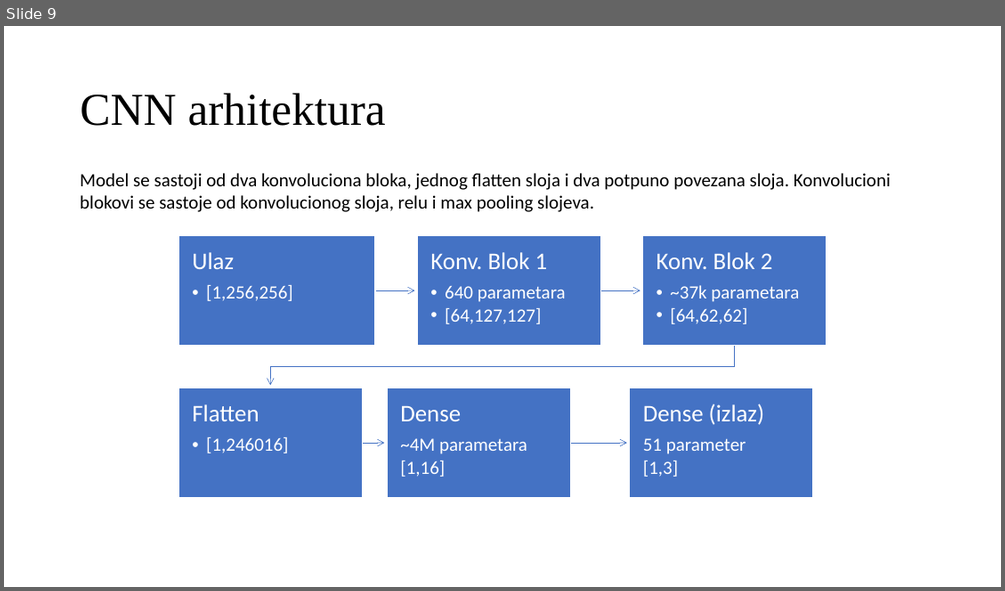
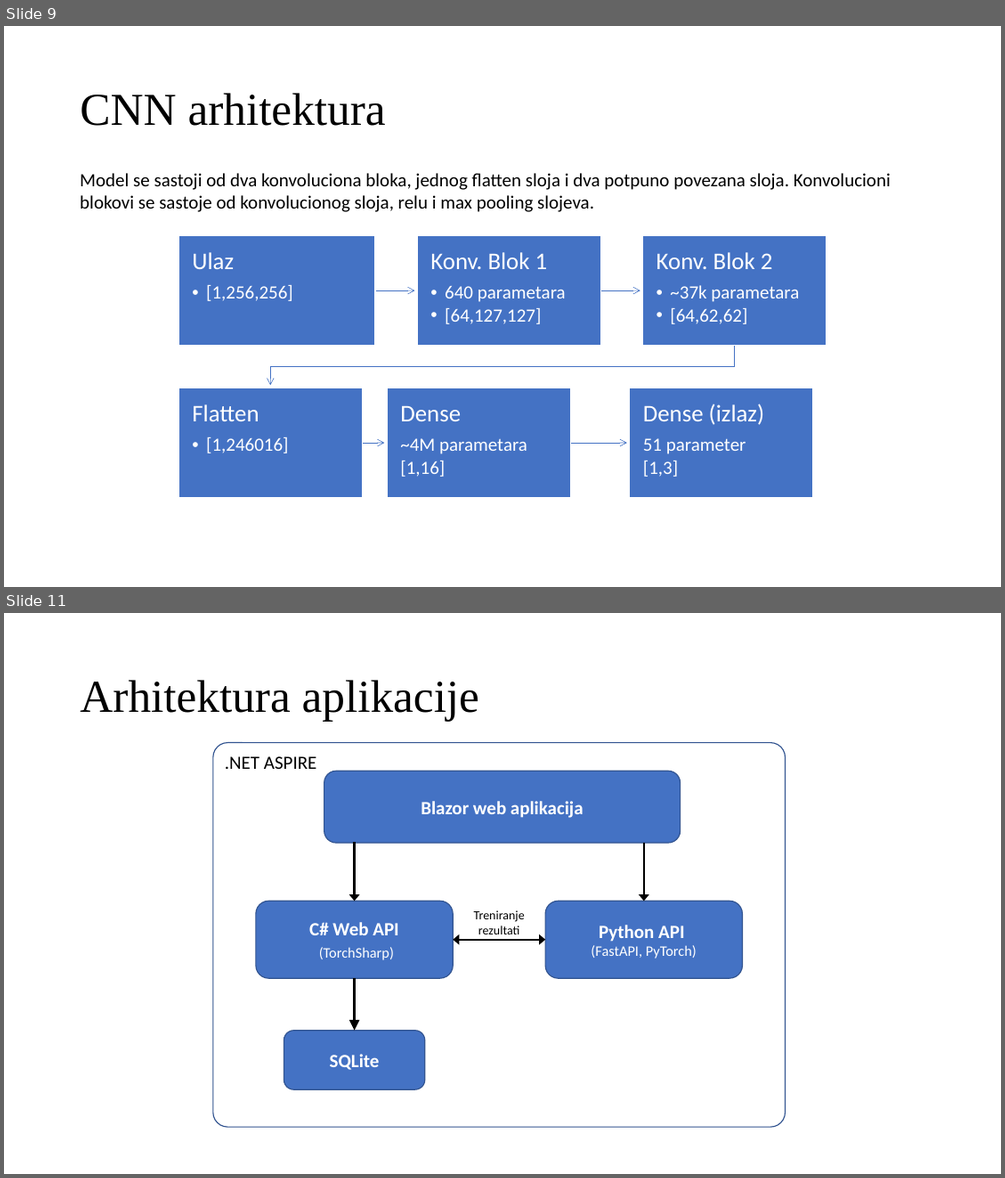
Before and after one commit to omarkurtovic/ml-dotnet-vs-python, a slide deck: Presentation/omar_kurtovic_diplomski_prezentacija.pptx. Shown one above the other, each under a label of ours: slide 9 before the commit, slides 9 and 11 after it; the slides between them are not shown. The pictures are 1005x591 and 1005x1178 pixels, drawn with LibreOffice and Linux fonts; fonts in the diff are those of the drawing. Boxes give left, top, right and bottom in pixels: in the first picture for what was removed or moved away, otherwise in the second. Text is boxed around its words. In the diff, an @@ line names an element or a change of style, - is before the commit and + after.

Commit message:
Dodan slajd za arhitekturu aplikacije.

```diff
--- a/Presentation/omar_kurtovic_diplomski_prezentacija.pptx
+++ b/Presentation/omar_kurtovic_diplomski_prezentacija.pptx
@@ slide 11 added at [4,613,1001,1174], background #FFFFFF @@
@@ title added at [80,680,479,721], 44 pt, text #000000 @@
+Arhitektura aplikacije
@@ rounded rectangle added at [213,742,785,1127], outline #325491 1 pt, 18 pt, text #000000 @@
+.NET ASPIRE
@@ rounded rectangle added at [324,771,680,843], fill #4472C4, outline #325491 1 pt, 18 pt, text #FFFFFF, bold @@
+Blazor web aplikacija
@@ arrow added from (355, 843) to (355, 900), #000000 2 pt @@
@@ arrow added from (644, 843) to (644, 900), #000000 2 pt @@
@@ rounded rectangle added at [256,900,453,979], fill #4472C4, outline #325491 1 pt, 14 pt, text #FFFFFF @@
+C# Web API
+(TorchSharp)
@@ text added at [465,903,534,941], 12 pt, text #000000 @@
+Treniranjerezultati
@@ rounded rectangle added at [545,900,743,979], fill #4472C4, outline #325491 1 pt, 14 pt, text #FFFFFF @@
+Python API
+(FastAPI, PyTorch)
@@ double arrow added from (453, 940) to (545, 940), #000000 2 pt @@
@@ arrow added from (355, 978) to (355, 1030), #000000 2 pt @@
@@ rounded rectangle added at [283,1030,425,1089], fill #4472C4, outline #325491 1 pt, 18 pt, text #FFFFFF, bold @@
+SQLite
```
Also in this commit, not shown: 1 other slide added.
